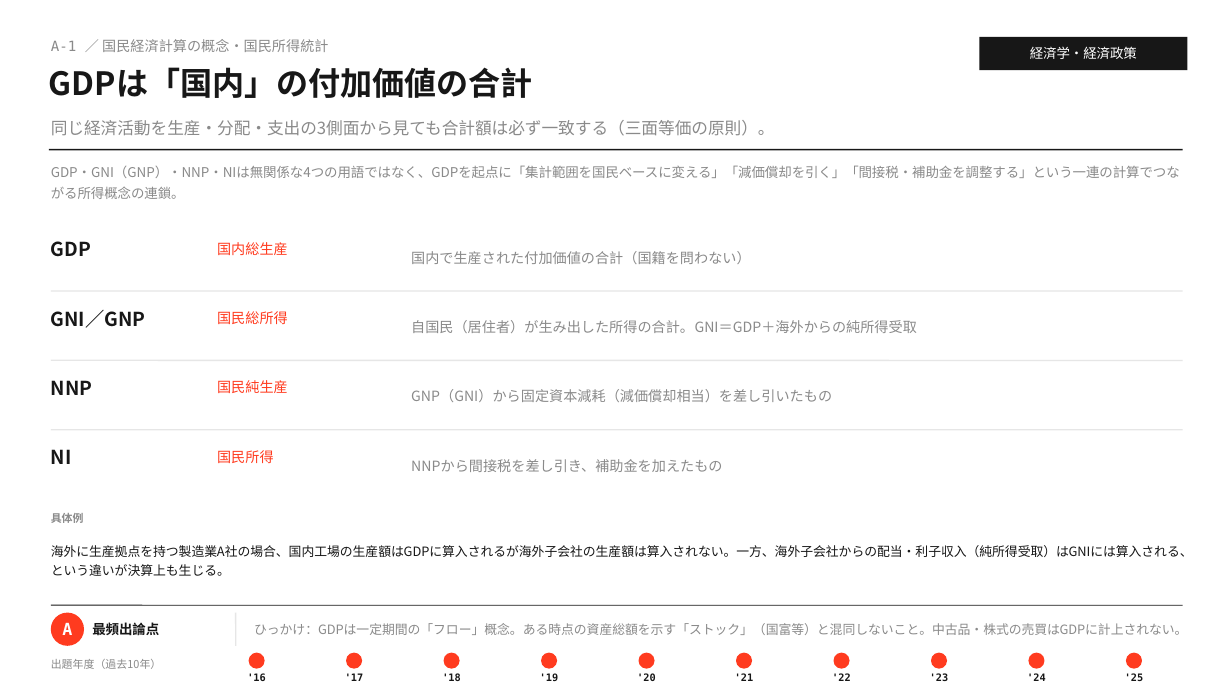
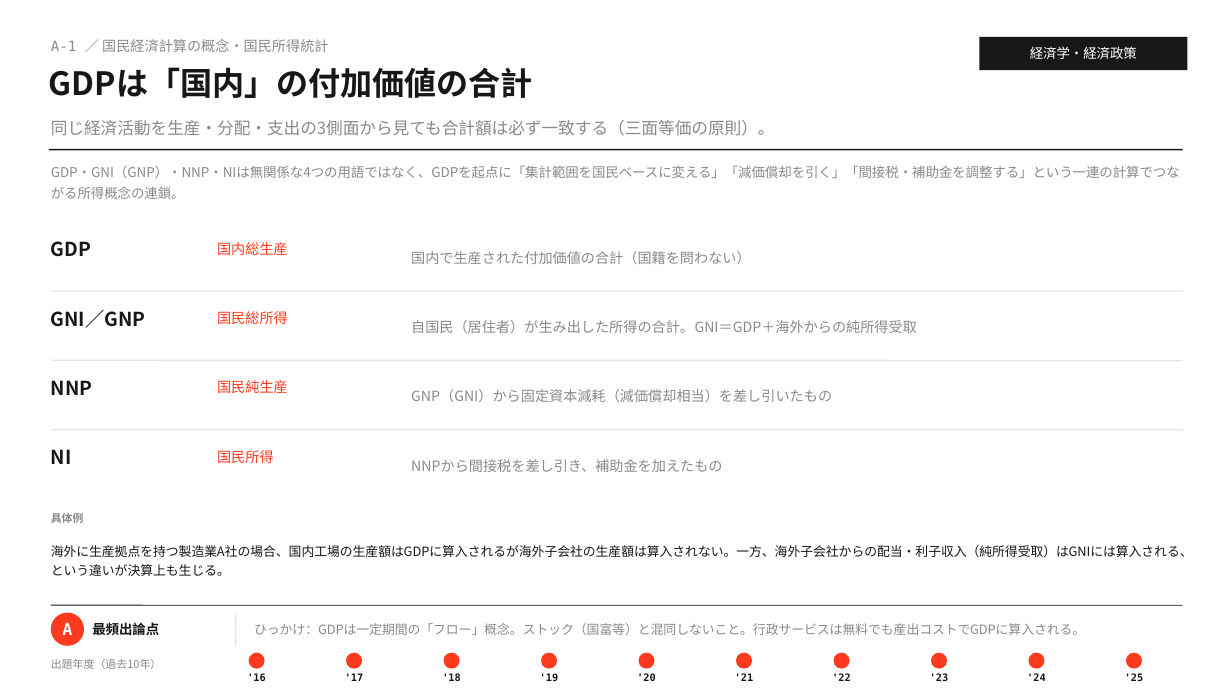
Before and after one commit to MasatoshiSano/SMEC, a slide deck: slide 3 of slides/1st_stage/A_economics.pptx. Drawn at 1232x693 pixels with LibreOffice and Linux fonts; fonts in the diff are those of the drawing. Boxes give left, top, right and bottom in pixels: in the first picture for what was removed or moved away, otherwise in the second. Text is boxed around its words. In the diff, an @@ line names an element or a change of style, - is before the commit and + after.

```diff
--- a/slides/1st_stage/A_economics.pptx
+++ b/slides/1st_stage/A_economics.pptx
@@ text at (x1=254, y1=623, x2=1085, y2=635): text changed @@
-ひっかけ：GDPは一定期間の「フロー」概念。ある時点の資産総額を示す「ストック」（国富等）と混同しないこと。中古品・株式の売買はGDPに計上されない。
+ひっかけ：GDPは一定期間の「フロー」概念。ストック（国富等）と混同しないこと。行政サービスは無料でも産出コストでGDPに算入される。
```
Also in this commit, not shown: 12 other slides changed, 3 other files.
